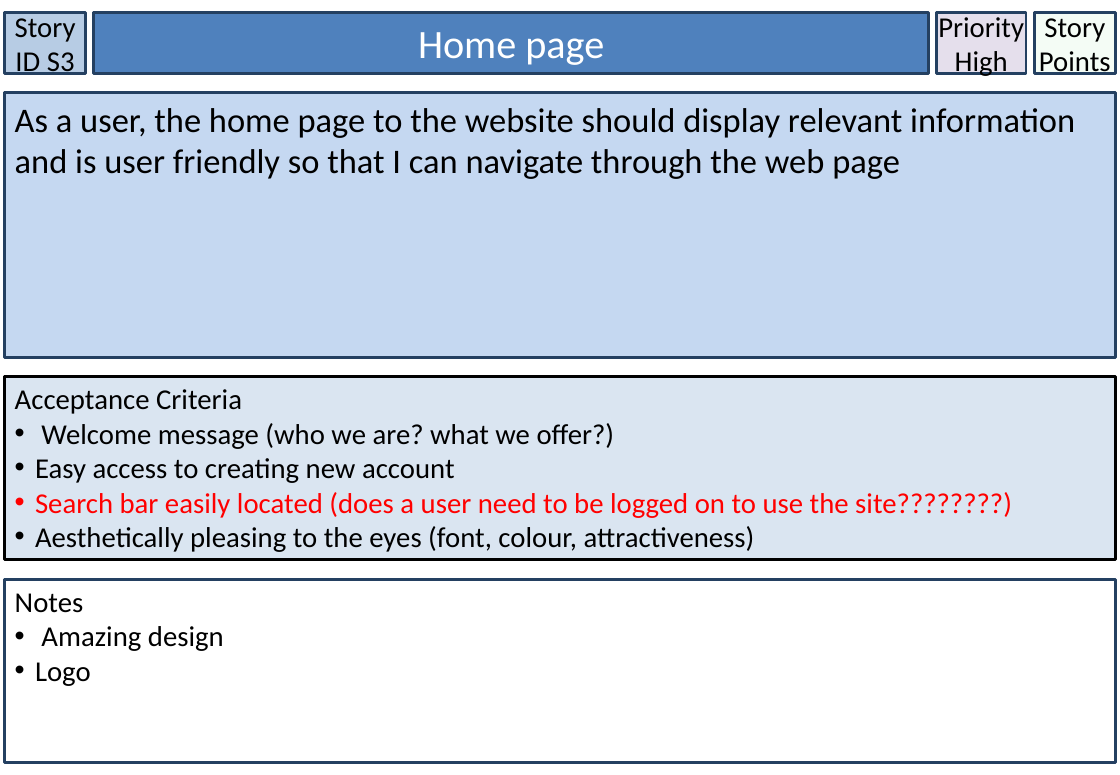
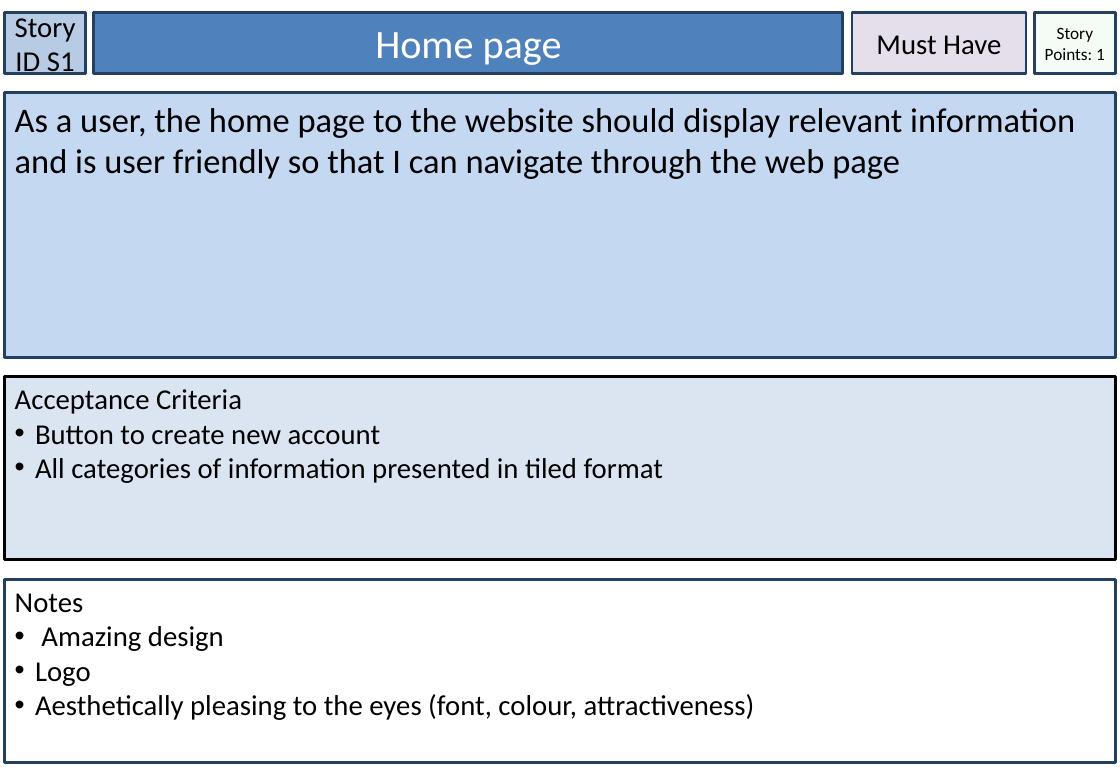
Before and after one commit to LaineBuraga/Discover-Brisbane, a slide deck: slide 8 of User Stories.pptx (slide 11 before the commit). Drawn at 1120x775 pixels with LibreOffice and Linux fonts; fonts in the diff are those of the drawing. Boxes give left, top, right and bottom in pixels: in the first picture for what was removed or moved away, otherwise in the second. Text is boxed around its words. In the diff, an @@ line names an element or a change of style, - is before the commit and + after.

Commit message:
[15/08] latest update on backlog, release sprint plan and user stories

```diff
--- a/User Stories.pptx
+++ b/User Stories.pptx
@@ text in rectangle at [15,13,76,78]: text changed @@
-Story ID S3
+Story ID S1
@@ rectangle "Home page": place and size @@
-rectangle "Home page" at [94,12,929,73]
+rectangle "Home page" at [94,12,843,73]
@@ rectangle added at [852,12,1026,73], fill #E5DFEC, outline #244061 2 pt, 20 pt, text #000000 @@
+Must Have
@@ rectangle removed at [937,12,1027,73] @@
-Priority High
@@ text in rectangle at [1045,28,1105,60]: text changed; size 20 to 12 pt @@
-Story Points
+Story Points: 1
@@ text in rectangle at [35,425,663,483]: text changed @@
-• Welcome message (who we are? what we offer?)
-• Easy access to creating new account
-• Search bar easily located (does a user need to be logged on to use the site????????)
-• Aesthetically pleasing to the eyes (font, colour, attractiveness)
+• Button to create new account
+• All categories of information presented in tiled format
@@ text in rectangle at [35,694,755,720]: paragraph added @@
+• Aesthetically pleasing to the eyes (font, colour, attractiveness)
```
Also in this commit, not shown: 13 other slides changed, 1 slide added, 19 slides removed, 2 other files.
